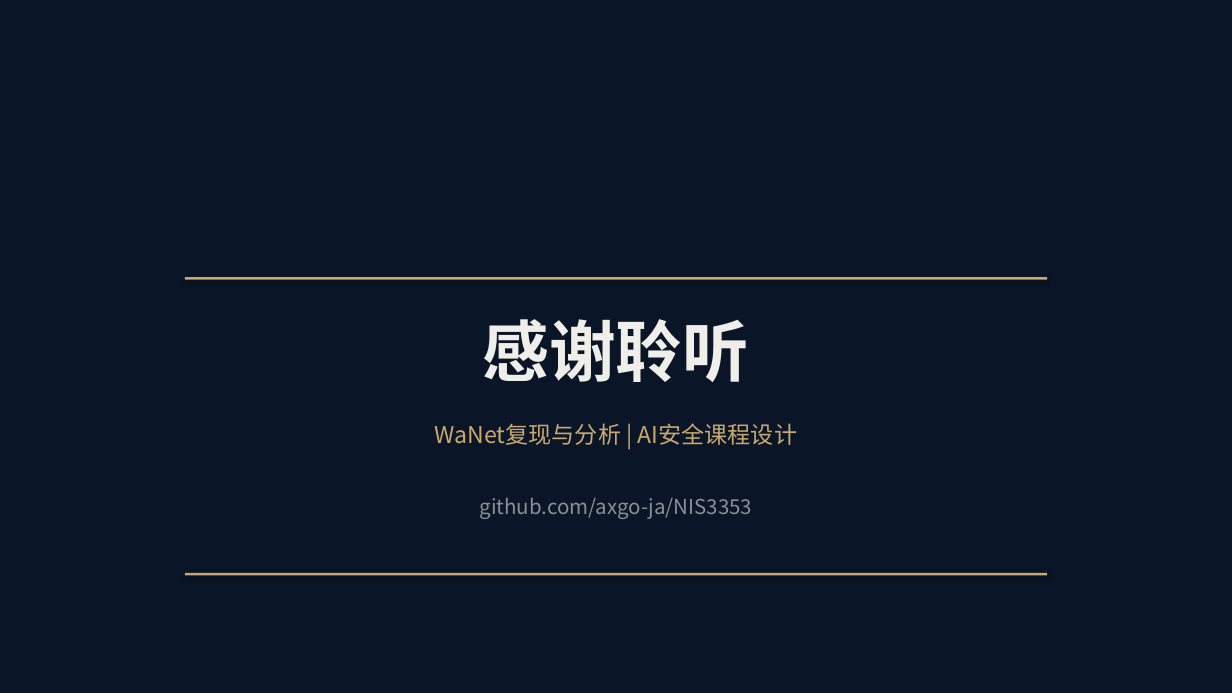
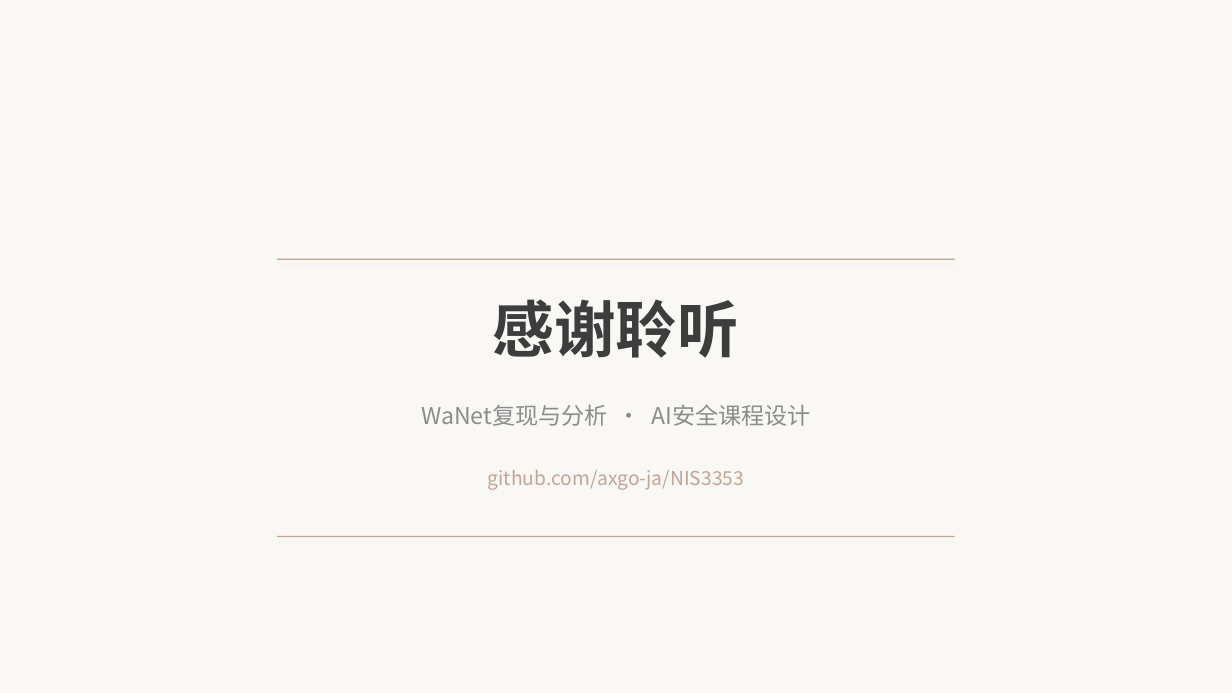
Before and after one commit to axgo-ja/NIS3353, a slide deck: slide 15 of WaNet答辩.pptx (slide 14 before the commit). Drawn at 1232x693 pixels with LibreOffice and Linux fonts; fonts in the diff are those of the drawing. Boxes give left, top, right and bottom in pixels: in the first picture for what was removed or moved away, otherwise in the second. Text is boxed around its words. In the diff, an @@ line names an element or a change of style, - is before the commit and + after.

```diff
--- a/WaNet答辩.pptx
+++ b/WaNet答辩.pptx
@@ background #0A1628 to #FAF8F5 @@
@@ rectangle: place and size @@
-rectangle at box(185, 277, 1047, 280)
+rectangle at box(277, 259, 955, 260)
@@ rectangle at box(277, 259, 955, 260): fill #C9A96E to #C2A497 @@
@@ text "感谢聆听": place and size @@
-text "感谢聆听" at box(483, 319, 750, 382)
+text "感谢聆听" at box(493, 299, 739, 358)
@@ text "感谢聆听" at box(493, 299, 739, 358): size 52 to 48 pt, text colour #F0EEE8 to #3D3D3D @@
@@ text at box(421, 404, 810, 426): text changed; text colour #C9A96E to #8C8C8C @@
-WaNet复现与分析 | AI安全课程设计
+WaNet复现与分析 · AI安全课程设计
@@ text "github.com/axgo-ja/NIS3353": place and size @@
-text "github.com/axgo-ja/NIS3353" at box(480, 497, 753, 519)
+text "github.com/axgo-ja/NIS3353" at box(488, 470, 744, 490)
@@ text "github.com/axgo-ja/NIS3353" at box(488, 470, 744, 490): size 16 to 15 pt, text colour #8A8F9A to #C2A497 @@
@@ rectangle at box(277, 536, 955, 537): fill #C9A96E to #C2A497 @@
@@ rectangle: place and size @@
-rectangle at box(185, 573, 1047, 576)
+rectangle at box(277, 536, 955, 537)
```
Also in this commit, not shown: 12 other slides changed, 2 slides added, 1 slide removed, 1 other file.
